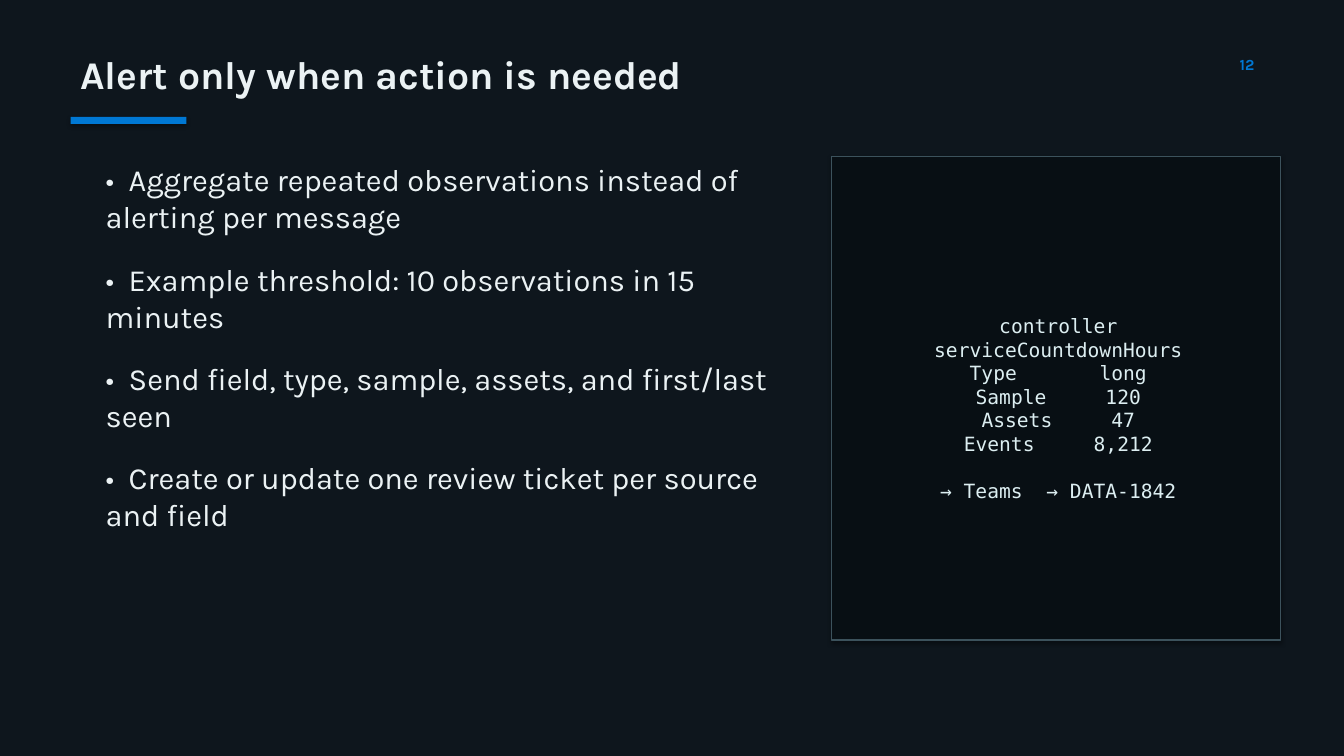
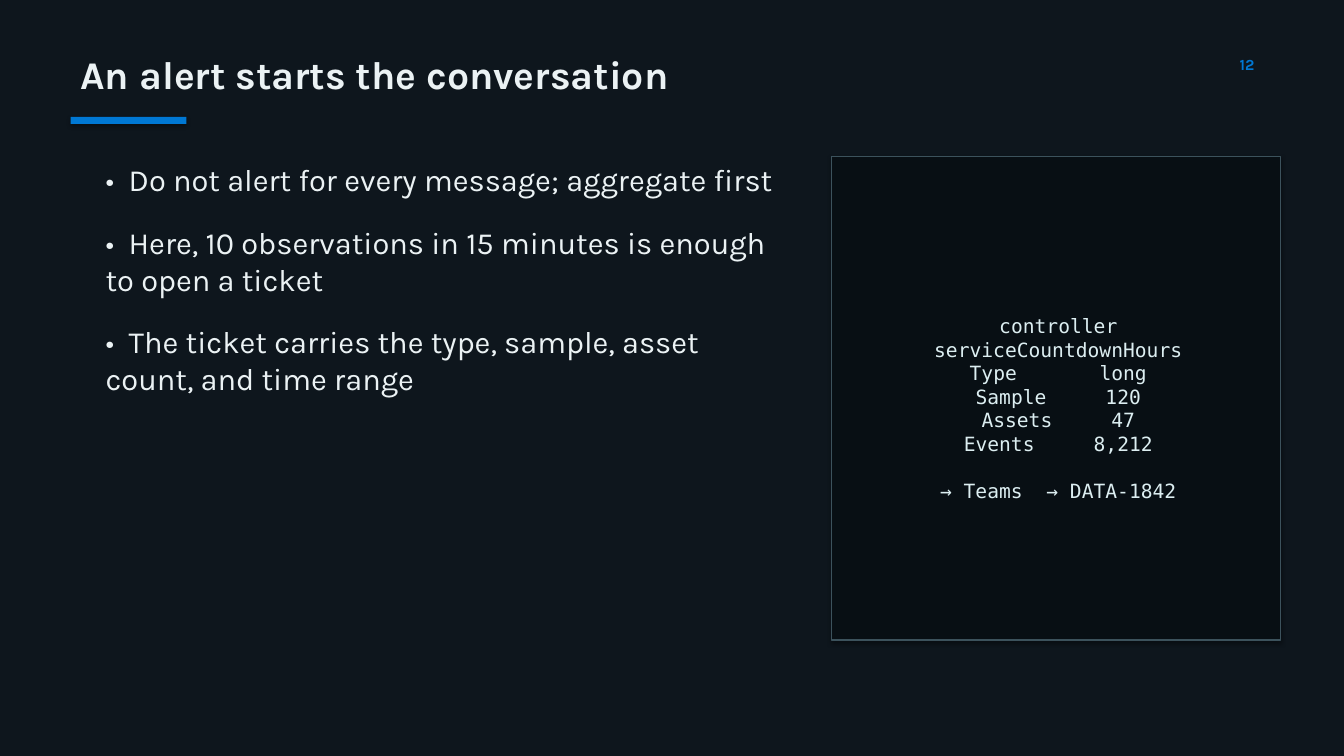
Before and after one commit to MatthieuLefebvre/eventhouse-schema-drift-reference, a slide deck: slide 12 of presentation/eventhouse-schema-drift-reference.pptx. Drawn at 1344x756 pixels with LibreOffice and Linux fonts; fonts in the diff are those of the drawing. Boxes give left, top, right and bottom in pixels: in the first picture for what was removed or moved away, otherwise in the second. Text is boxed around its words. In the diff, an @@ line names an element or a change of style, - is before the commit and + after.

```diff
--- a/presentation/eventhouse-schema-drift-reference.pptx
+++ b/presentation/eventhouse-schema-drift-reference.pptx
@@ text at (x1=80, y1=61, x2=668, y2=90): text changed @@
-Alert only when action is needed
+An alert starts the conversation
@@ text at (x1=106, y1=170, x2=773, y2=397): text changed @@
-• Aggregate repeated observations instead of alerting per message
-• Example threshold: 10 observations in 15 minutes
-• Send field, type, sample, assets, and first/last seen
-• Create or update one review ticket per source and field
+• Do not alert for every message; aggregate first
+• Here, 10 observations in 15 minutes is enough to open a ticket
+• The ticket carries the type, sample, asset count, and time range
```
Also in this commit, not shown: 15 other slides changed, 3 other files.
